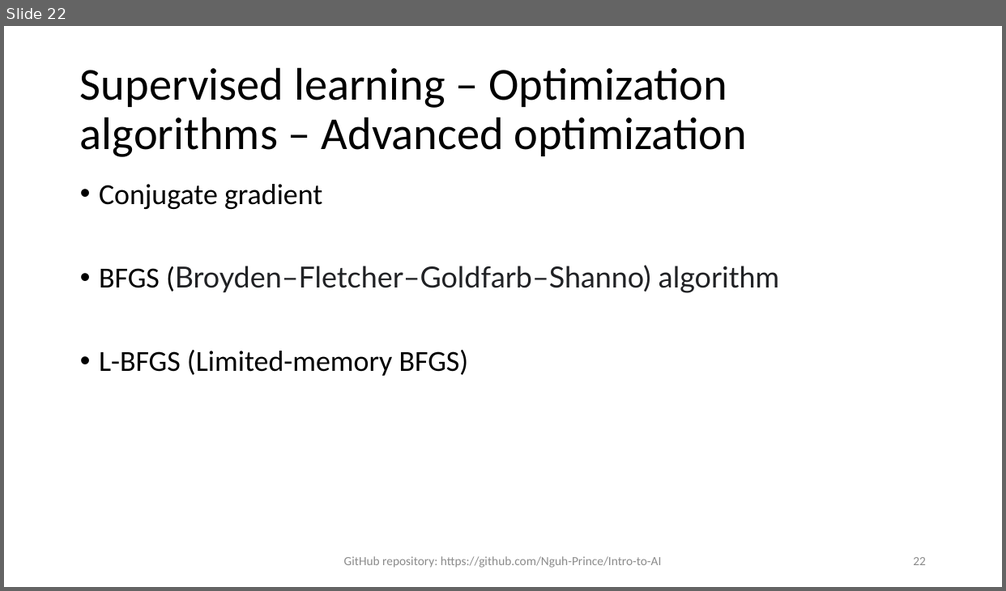
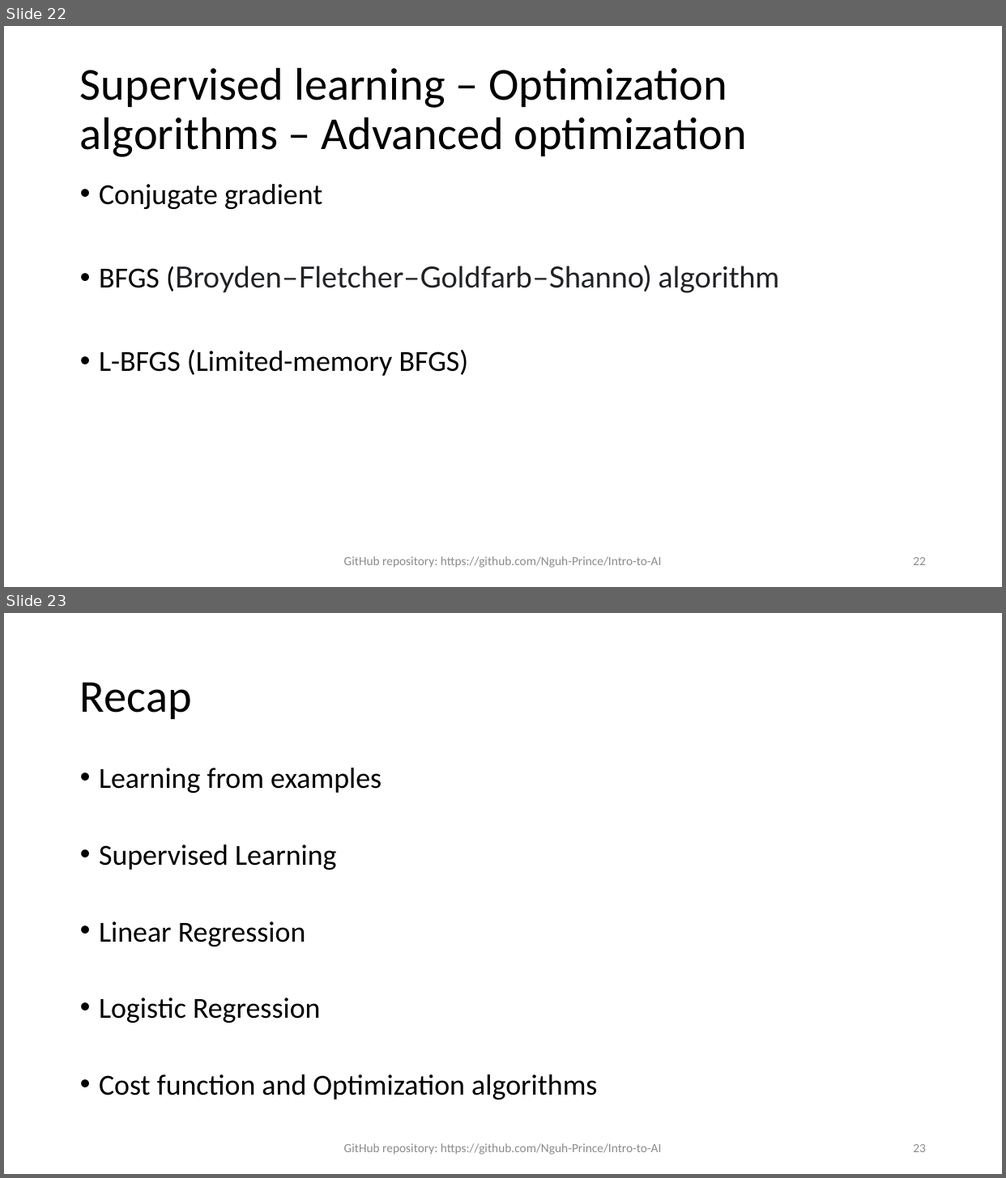
Before and after one commit to Nguh-Prince/Intro-to-AI, a slide deck: Chapter V - Learning/Chapter V Learning.pptx. Shown one above the other, each under a label of ours: slide 22 before the commit, slides 22 and 23 after it. The pictures are 1006x591 and 1006x1178 pixels, drawn with LibreOffice and Linux fonts; fonts in the diff are those of the drawing. Boxes give left, top, right and bottom in pixels: in the first picture for what was removed or moved away, otherwise in the second. Text is boxed around its words. In the diff, an @@ line names an element or a change of style, - is before the commit and + after.

Commit message:
Added linear regression notebook

```diff
--- a/Chapter V - Learning/Chapter V Learning.pptx
+++ b/Chapter V - Learning/Chapter V Learning.pptx
@@ slide 23 added at (4,613,1002,1174), background #FFFFFF @@
@@ title added at (80,682,192,719), 44 pt, text #000000 @@
+Recap
@@ text added at (99,768,597,1100), 28 pt, text #000000 @@
+• Learning from examples
+• Supervised Learning
+• Linear Regression
+• Logistic Regression
+• Cost function and Optimization algorithms
@@ text added at (344,1144,662,1155), 12 pt, text #8C8C8C @@
+GitHub repository: https://github.com/Nguh-Prince/Intro-to-AI
@@ page number added at (913,1144,926,1152), 12 pt, text #8C8C8C @@
+23
```
Also in this commit, not shown: 2 other files.
